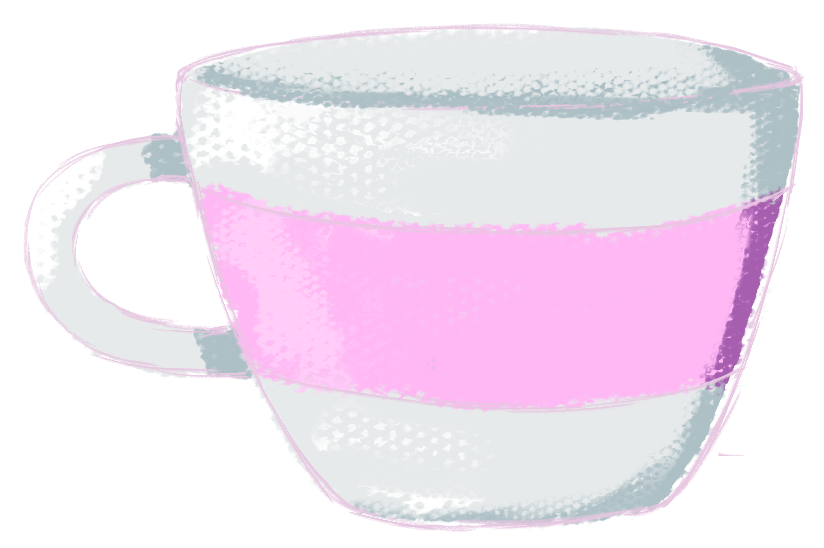
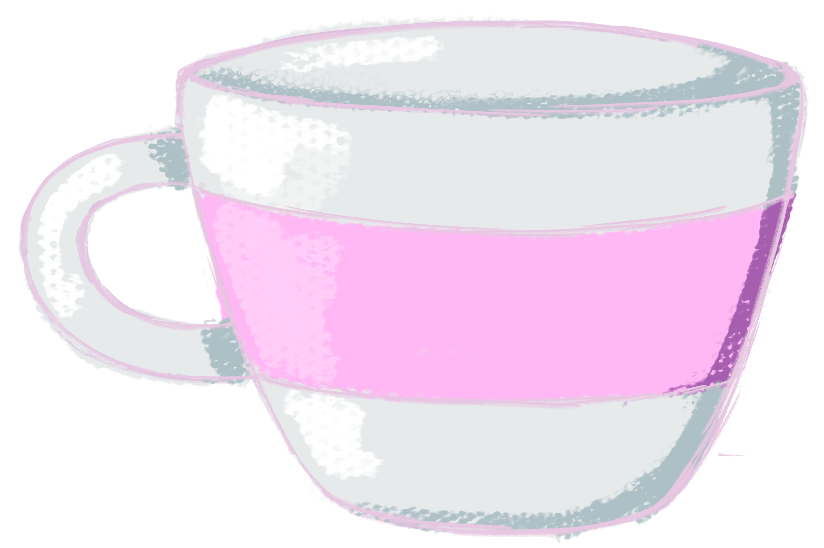
The second w=824, h=548 image is a revision of the first. Changes to its layers:
showed "Layer 8" over (x1=22, y1=18, x2=810, y2=545)
showed "Layer 9" over (x1=18, y1=15, x2=808, y2=537)
